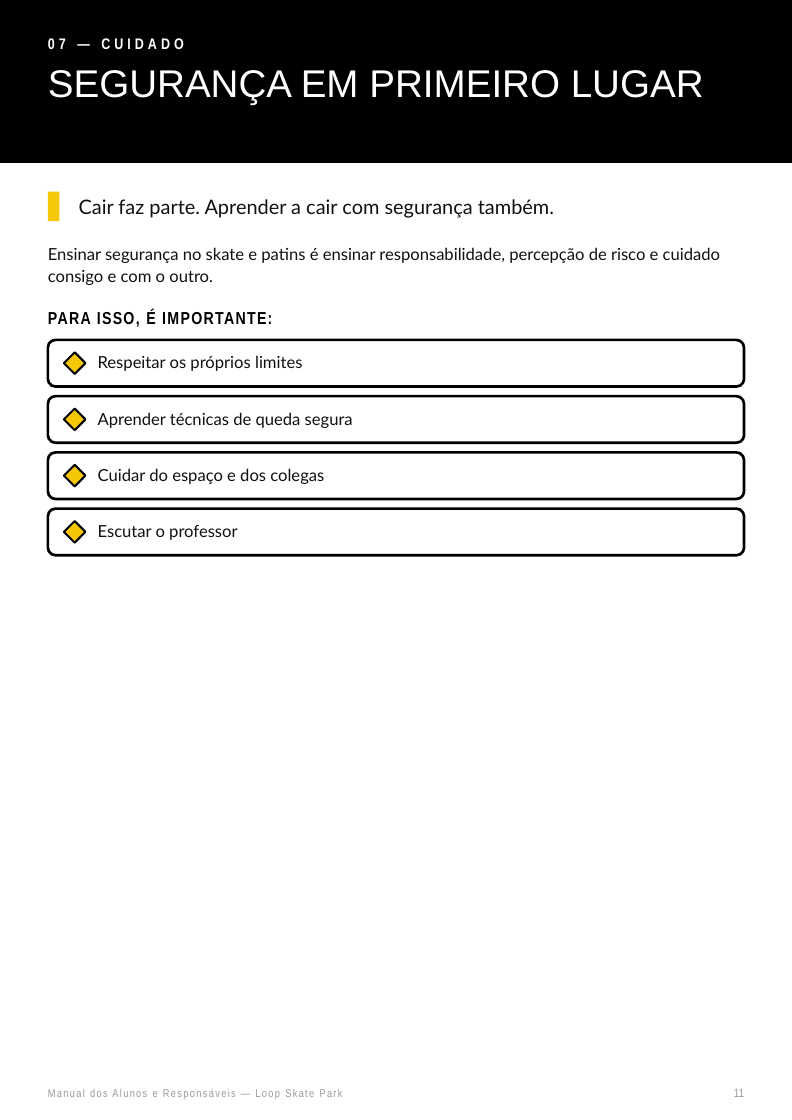
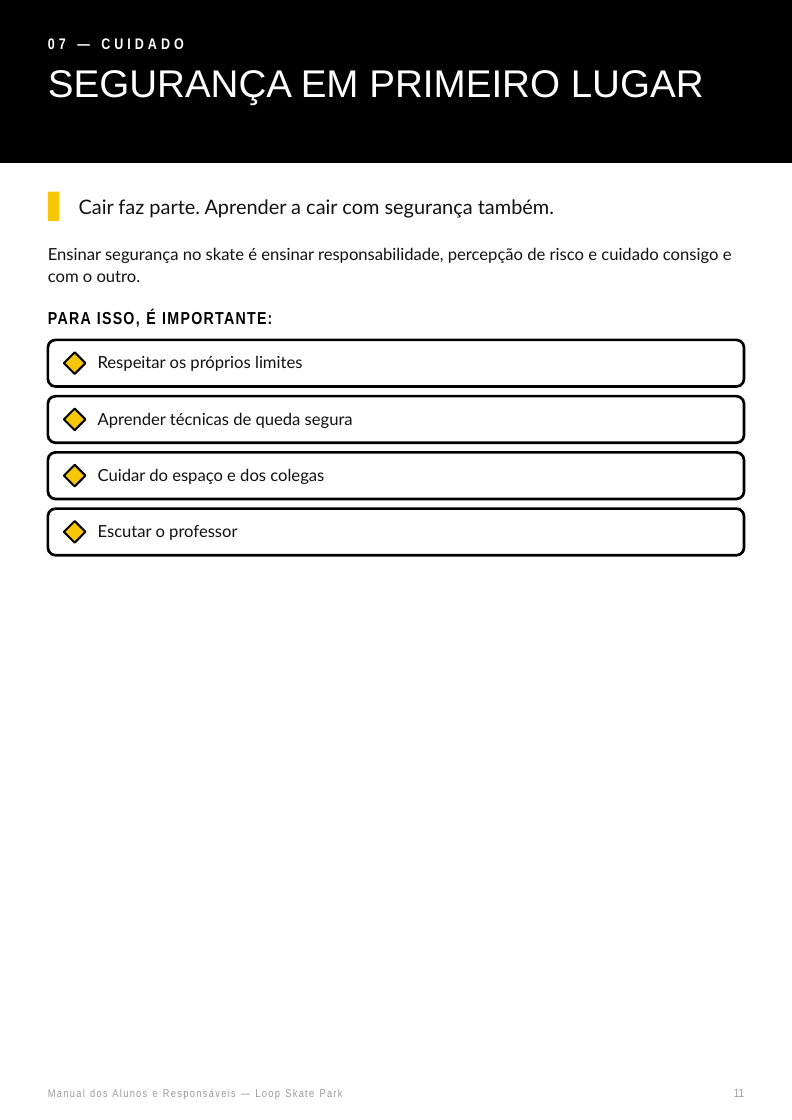
Before and after one commit to alessandra-loop/alessandra-loop.github.io, a slide deck: slide 11 of manual-dos-alunos-e-responsaveis/Manual-Loop-2026.pptx. Drawn at 792x1120 pixels with LibreOffice and Linux fonts; fonts in the diff are those of the drawing. Boxes give left, top, right and bottom in pixels: in the first picture for what was removed or moved away, otherwise in the second. Text is boxed around its words. In the diff, an @@ line names an element or a change of style, - is before the commit and + after.

```diff
--- a/manual-dos-alunos-e-responsaveis/Manual-Loop-2026.pptx
+++ b/manual-dos-alunos-e-responsaveis/Manual-Loop-2026.pptx
@@ text at [48,247,732,282]: text changed @@
-Ensinar segurança no skate e patins é ensinar responsabilidade, percepção de risco e cuidado consigo e com o outro.
+Ensinar segurança no skate é ensinar responsabilidade, percepção de risco e cuidado consigo e com o outro.
```
Also in this commit, not shown: 3 other slides changed, 3 other files.
